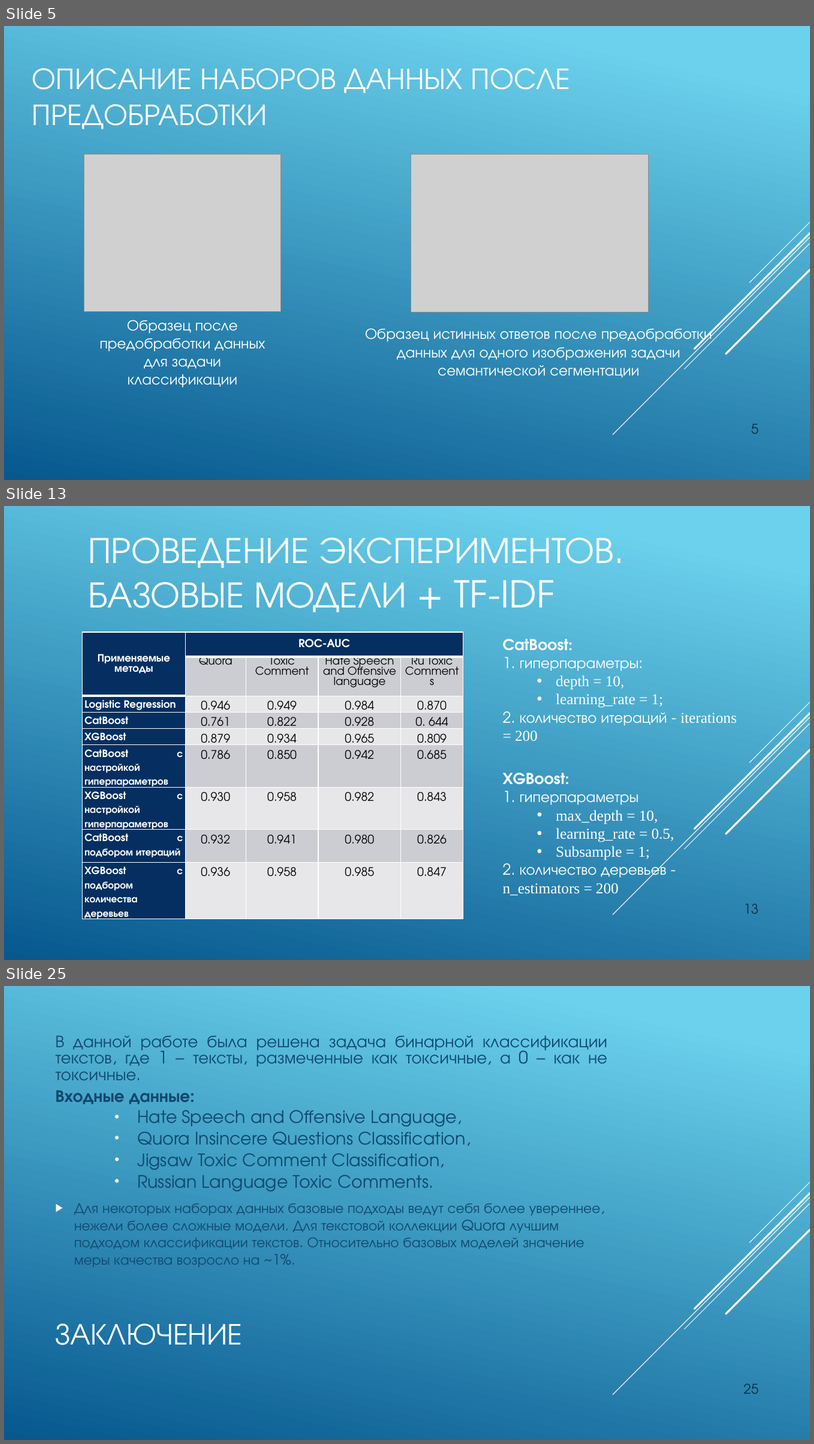
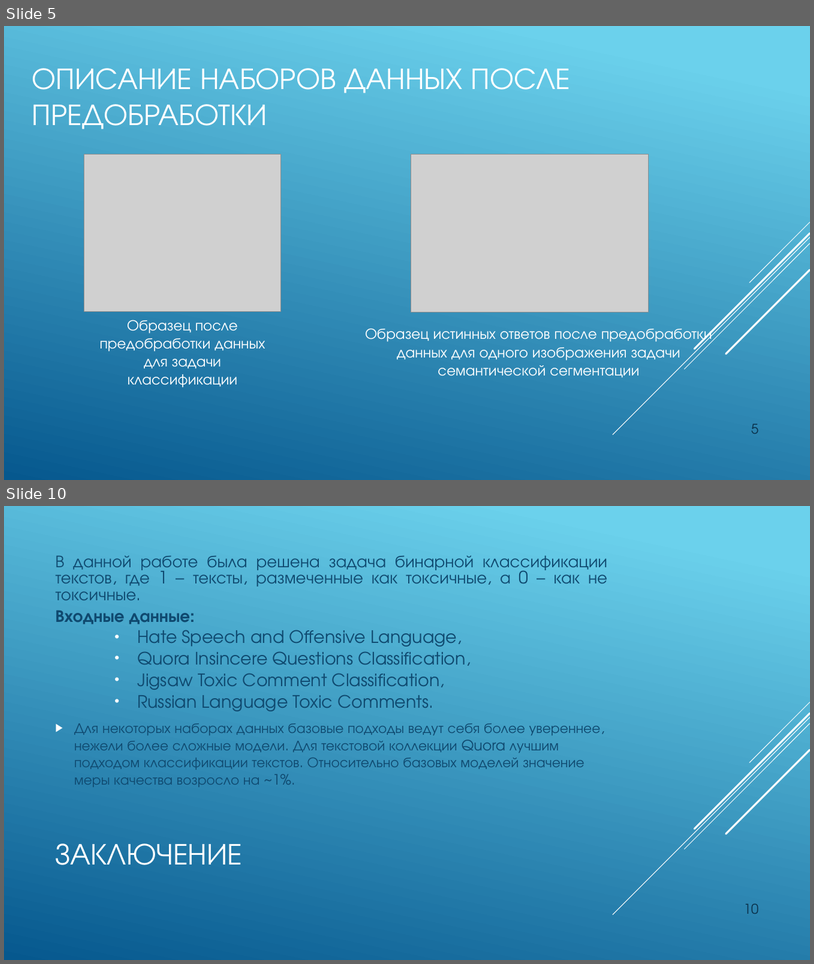
Before and after one commit to JacKira/Airbus_ship_detection, a slide deck: Отчет/ВКР презентация.pptx. Shown one above the other, each under a label of ours: slides 5, 13 and 25 before the commit, slides 5 and 10 after it; the slides between them are not shown. The pictures are 814x1444 and 814x964 pixels, drawn with LibreOffice and Linux fonts; fonts in the diff are those of the drawing; grey boxes stand for pictures. Boxes give left, top, right and bottom in pixels: in the first picture for what was removed or moved away, otherwise in the second. Text is boxed around its words. In the diff, an @@ line names an element or a change of style, - is before the commit and + after.

```diff
--- a/Отчет/ВКР презентация.pptx
+++ b/Отчет/ВКР презентация.pptx
@@ slide 13 removed at box(4, 506, 810, 960), background gradient #6ED2EB to #06588E; not listed: 5 template elements that a slide beside it also shows @@
@@ title removed at box(88, 537, 614, 612) @@
-ПРОВЕДЕНИЕ ЭКСПЕРИМЕНТОВ. БАЗОВЫЕ МОДЕЛИ + TF-IDF
@@ table removed at box(82, 632, 464, 922), 9 rows, 5 columns @@
-Применяемые методы | ROC-AUC |  |  | 
- | Quora | Toxic Comment | Hate Speech and Offensive language | Ru Toxic Comments
-Logistic Regression | 0.946 | 0.949 | 0.984 | 0.870
-CatBoost | 0.761 | 0.822 | 0.928 | 0. 644
-XGBoost | 0.879 | 0.934 | 0.965 | 0.809
-CatBoost с настройкой гиперпараметров | 0.786 | 0.850 | 0.942 | 0.685
-XGBoost с настройкой гиперпараметров | 0.930 | 0.958 | 0.982 | 0.843
-CatBoost с подбором итераций | 0.932 | 0.941 | 0.980 | 0.826
-XGBoost с подбором количества деревьев | 0.936 | 0.958 | 0.985 | 0.847
@@ text removed at box(503, 639, 737, 741) @@
-CatBoost:
-1. гиперпараметры:
-• depth = 10,
-• learning_rate = 1;
-2. количество итераций - iterations = 200
@@ text removed at box(503, 772, 675, 895) @@
-XGBoost:
-1. гиперпараметры
-• max_depth = 10,
-• learning_rate = 0.5,
-• Subsample = 1;
-2. количество деревьев - n_estimators = 200
@@ page number removed at box(744, 903, 759, 913) @@
-13
@@ what was slide 25 is now slide 10 @@
@@ page number at box(744, 903, 759, 913): text changed @@
-25
+10
```
Also in this commit, not shown: 2 slides changed, 2 slides added, 16 other slides removed, 2 other files.
